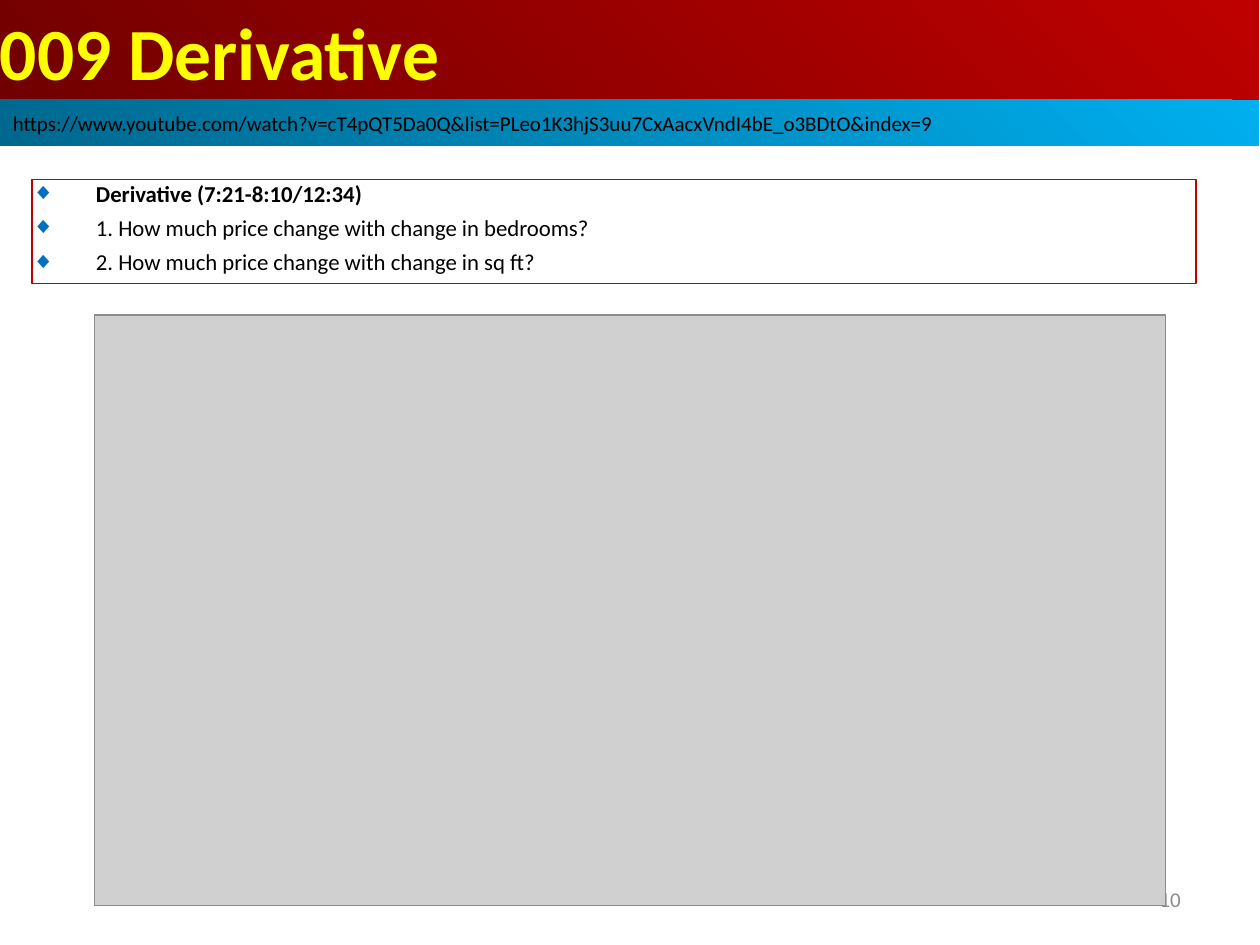
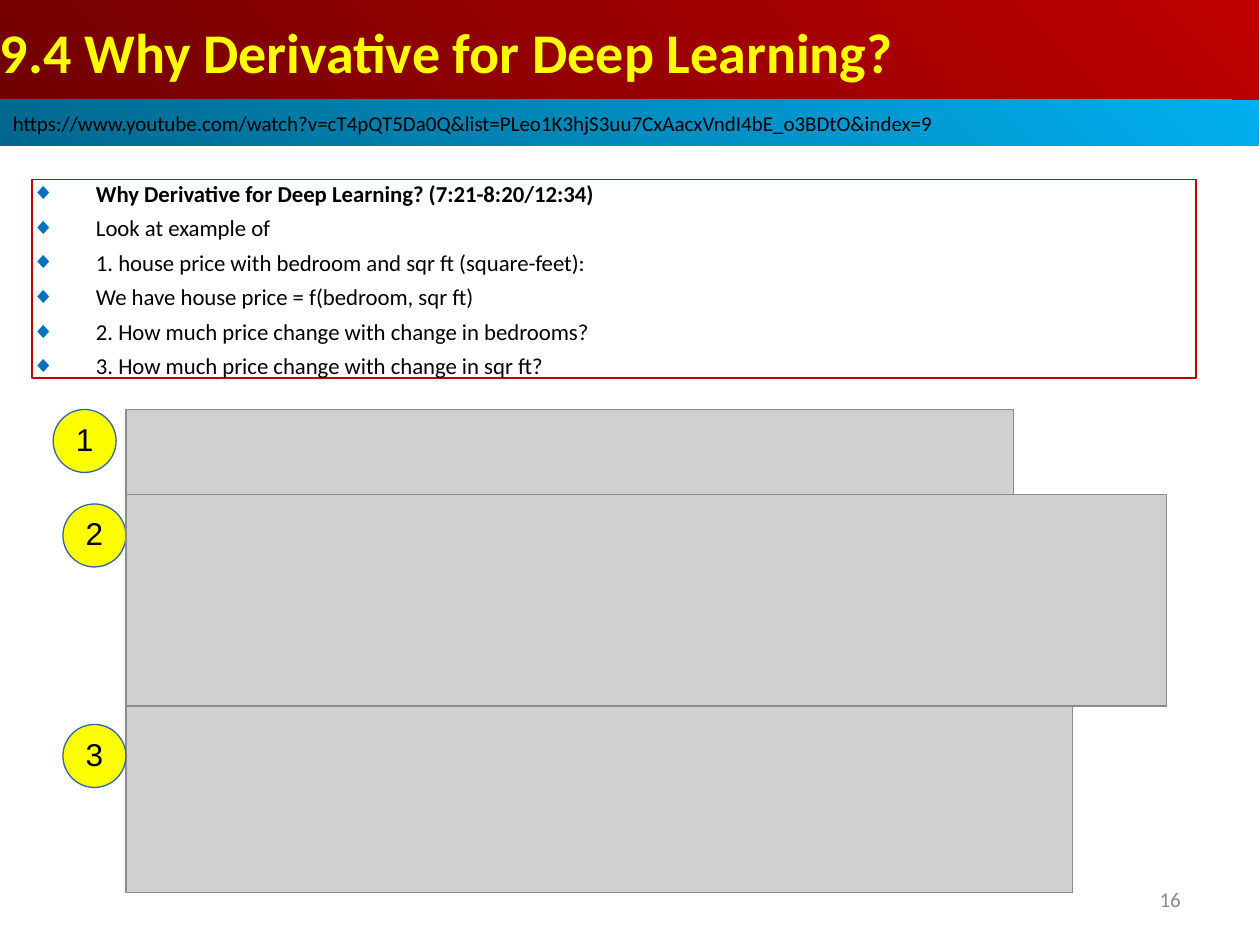
Before and after one commit to peterhchen/AIU_CS512_DL, a slide deck: slide 16 of 000_Lecture_Project/week02/01_Lecture/09_Derivative.ppt (slide 10 before the commit). Drawn at 1260x945 pixels with LibreOffice and Linux fonts; fonts in the diff are those of the drawing; grey boxes stand for pictures. Boxes give left, top, right and bottom in pixels: in the first picture for what was removed or moved away, otherwise in the second. Text is boxed around its words. In the diff, an @@ line names an element or a change of style, - is before the commit and + after.

Commit message:
Derivative
1. What is slope vs. Derivatives?
2. What is the Power rule and Sum rule?
3. Derivative and Partial Derivative
4. WHt Derivative to Deep Learning?
5. Neural Network Model for Insurance Prediction

```diff
--- a/000_Lecture_Project/week02/01_Lecture/09_Derivative.ppt
+++ b/000_Lecture_Project/week02/01_Lecture/09_Derivative.ppt
@@ text in rectangle at [0, 33, 893, 83]: text changed; size 42 to 32 pt @@
-009 Derivative
+9.4 Why Derivative for Deep Learning?
@@ rectangle "Why Derivative for Deep Learning? ...": place and size @@
-rectangle "Why Derivative for Deep Learning? ..." at [32, 179, 1196, 282]
+rectangle "Why Derivative for Deep Learning? ..." at [32, 179, 1196, 378]
@@ text in rectangle at [96, 185, 594, 379]: text changed @@
-◆ Derivative (7:21-8:10/12:34)
-◆ 1. How much price change with change in bedrooms?
-◆ 2. How much price change with change in sq ft?
+◆ Why Derivative for Deep Learning? (7:21-8:20/12:34)
+◆ Look at example of
+◆ 1. house price with bedroom and sqr ft (square-feet):
+◆ We have house price = f(bedroom, sqr ft)
+◆ 2. How much price change with change in bedrooms?
+◆ 3. How much price change with change in sqr ft?
@@ ellipse added at [53, 410, 116, 472], fill #FFFF00, outline #3465A4 0.74 pt, 18 pt, text #000000 @@
+1
@@ picture added at [126, 410, 1013, 495] @@
@@ ellipse added at [63, 504, 126, 567], fill #FFFF00, outline #3465A4 0.74 pt, 18 pt, text #000000 @@
+2
@@ picture: place and size @@
-picture at [94, 315, 1166, 906]
+picture at [126, 495, 1167, 707]
@@ picture added at [126, 706, 1072, 892] @@
@@ ellipse added at [63, 724, 126, 788], fill #FFFF00, outline #3465A4 0.74 pt, 18 pt, text #000000 @@
+3
@@ page number at [1160, 893, 1181, 907]: text changed @@
-10
+16
```
Also in this commit, not shown: 13 other slides changed, 8 slides added.
